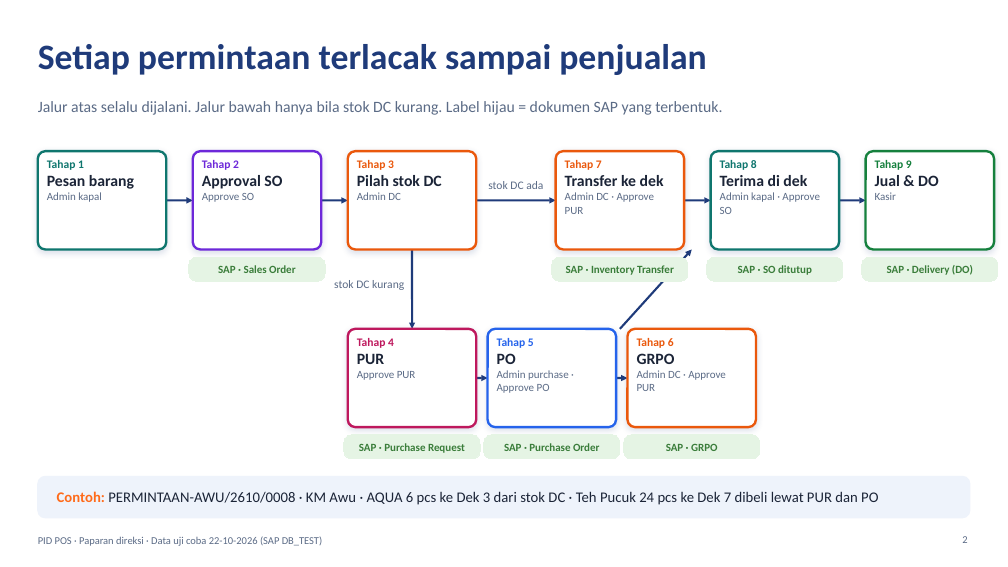
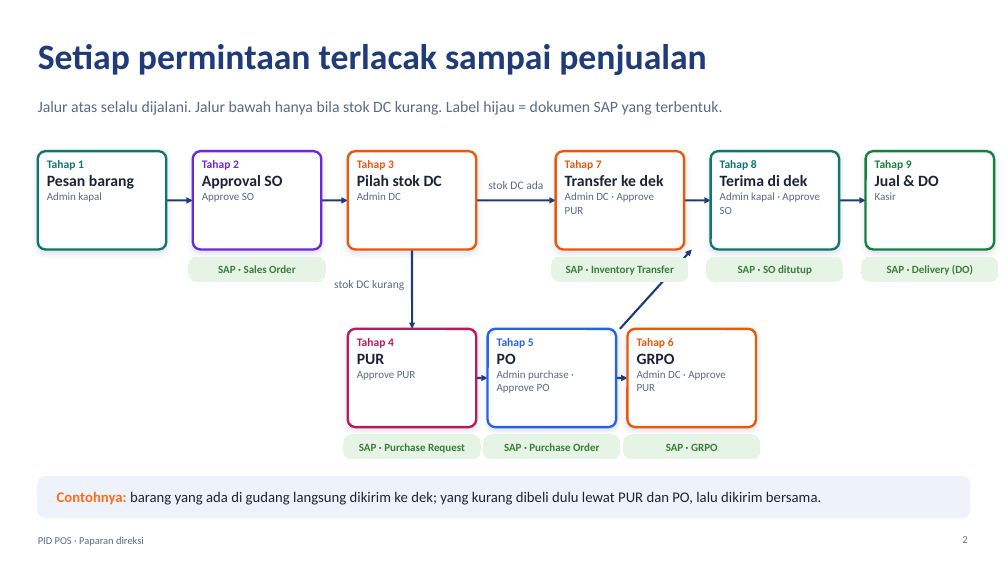
Before and after one commit to alfiandarmawan35/claude, a slide deck: slide 2 of docs/PID_POS_Paparan_Direksi.pptx. Drawn at 1008x567 pixels with LibreOffice and Linux fonts; fonts in the diff are those of the drawing; background and template pictures are left out. Boxes give left, top, right and bottom in pixels: in the first picture for what was removed or moved away, otherwise in the second. Text is boxed around its words. In the diff, an @@ line names an element or a change of style, - is before the commit and + after.

```diff
--- a/docs/PID_POS_Paparan_Direksi.pptx
+++ b/docs/PID_POS_Paparan_Direksi.pptx
@@ text at box(57, 491, 821, 505): text changed @@
-Contoh: PERMINTAAN-AWU/2610/0008 · KM Awu · AQUA 6 pcs ke Dek 3 dari stok DC · Teh Pucuk 24 pcs ke Dek 7 dibeli lewat PUR dan PO
+Contohnya: barang yang ada di gudang langsung dikirim ke dek; yang kurang dibeli dulu lewat PUR dan PO, lalu dikirim bersama.
@@ text at box(38, 536, 144, 546): text changed @@
-PID POS · Paparan direksi · Data uji coba 22-10-2026 (SAP DB_TEST)
+PID POS · Paparan direksi
```
Also in this commit, not shown: 2 other slides changed, 1 other file.
